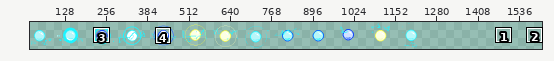
File history of a pixel-art file, effects/laser_emit.aseprite. Above, an overview of the earlier version with the close-up marked.
Close-up. Before:
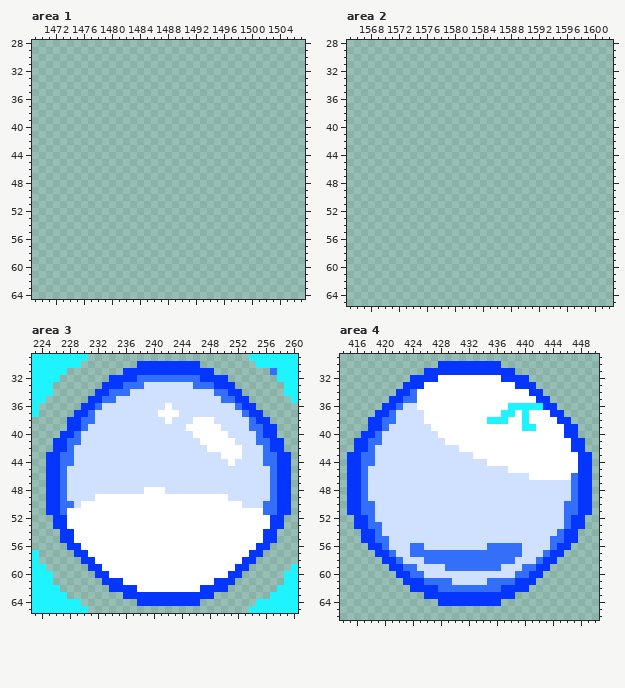
2048x512 pixels, 1 frame. Shown: area 1: x 1469..1507, y 28..64; area 2: x 1565..1602, y 28..65; area 3: x 223..260, y 29..65; area 4: x 414..450, y 29..66. The wide view leaves out empty margins. The commit also changed other parts of the picture, which this record leaves out.
New version:
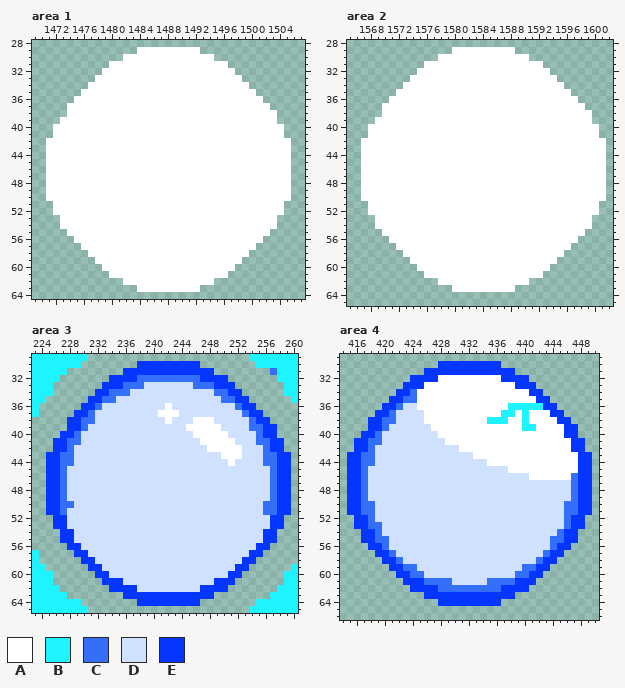
Palette (. is transparent): A #ffffff  B #1ef4ff  C #346ff9  D #d0e1ff  E #0436ff
Difference:
Area 1:
The author put colour A in row 29 at x 1484 to 1492; in row 30 at x 1482 to 1494; in row 31 at x 1480 to 1496; in row 32 at x 1479 to 1497; in row 33 at x 1478 to 1498; in row 34 at x 1477 to 1499.
The author put colour A in row 35 at x 1476 to 1500; in row 36 at x 1475 to 1501; in row 37 at x 1474 to 1502; in row 38 at x 1474 to 1503; in row 39 at x 1473 to 1503; in rows 40 to 41 at x 1472 to 1504.
The author put colour A in rows 42 to 50 at x 1471 to 1505; in rows 51 to 52 at x 1472 to 1504; in rows 53 to 54 at x 1473 to 1503; in row 55 at x 1474 to 1502; in row 56 at x 1475 to 1501; in row 57 at x 1476 to 1500.
The author put colour A in row 58 at x 1477 to 1499; in row 59 at x 1478 to 1498; in row 60 at x 1479 to 1497; in row 61 at x 1480 to 1496; in row 62 at x 1482 to 1494; in row 63 at x 1484 to 1492.
Area 2:
The author put colour A in row 29 at x 1580 to 1588; in row 30 at x 1578 to 1590; in row 31 at x 1576 to 1592; in row 32 at x 1575 to 1593; in row 33 at x 1574 to 1594; in row 34 at x 1573 to 1595.
The author put colour A in row 35 at x 1572 to 1596; in row 36 at x 1571 to 1597; in row 37 at x 1570 to 1598; in row 38 at x 1570 to 1599; in row 39 at x 1569 to 1599; in rows 40 to 41 at x 1568 to 1600.
The author put colour A in rows 42 to 50 at x 1567 to 1601; in rows 51 to 52 at x 1568 to 1600; in rows 53 to 54 at x 1569 to 1599; in row 55 at x 1570 to 1598; in row 56 at x 1571 to 1597; in row 57 at x 1572 to 1596.
The author put colour A in row 58 at x 1573 to 1595; in row 59 at x 1574 to 1594; in row 60 at x 1575 to 1593; in row 61 at x 1576 to 1592; in row 62 at x 1578 to 1590; in row 63 at x 1580 to 1588.
Area 3:
Colour A becomes colour D in row 48 at x 239 to 241; in row 49 at x 232 to 250; in row 50 at x 230 to 252; in row 51 at x 228 to 255; in rows 52 to 53 at x 228 to 256; in rows 54 to 55 at x 229 to 255.
Colour A becomes colour D in row 56 at x 230 to 254; in row 57 at x 231 to 253; in row 58 at x 232 to 252; in row 59 at x 233 to 251; in row 60 at x 234 to 250; in row 61 at x 236 to 248.
Colour A becomes colour D in row 62 at x 238 to 246.
Area 4:
Colour C becomes colour D in row 56 at x 424 to 425 and 435 to 439; in row 57 at x 424 to 439; in row 58 at x 426 to 438; in row 59 at x 429 to 436.
Where, in picture pixels (left, top, right, bottom), the same in both close-ups:
added: (46, 47, 291, 292)
added: (361, 47, 606, 292)
changed: (67, 487, 270, 592)
changed: (410, 543, 522, 571)
